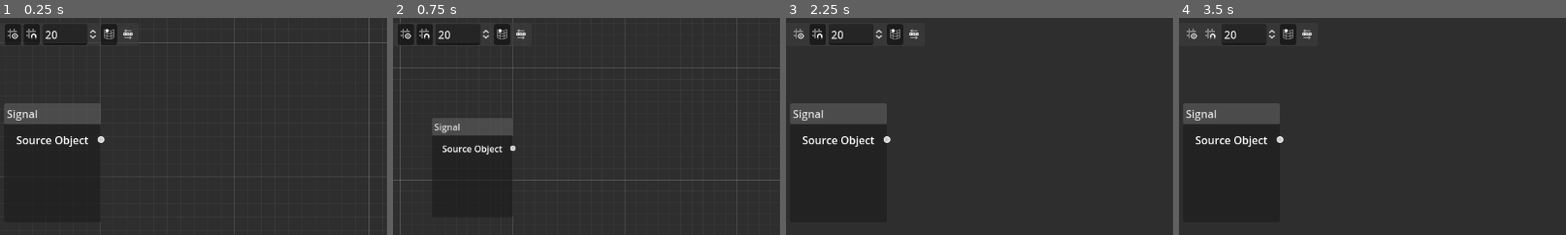
Above: before the commit, frames 1-4 (left to right).
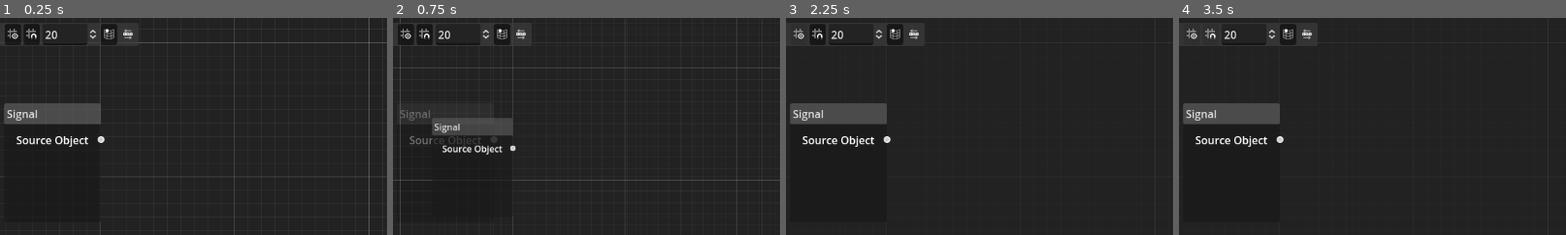
Above: after the commit, the same moments.

Repository: ceejbro/Signal-Bus
Game: Godot game, scene res://SignalBus.tscn
Two runs of this game, one before a commit and one after it. Both use one fixed random seed, a clock stepped at 60 frames per second and the inputs below. The project has no main scene, so this scene is started directly.
Inputs (mouse positions are % of the whole screen's width and height, from its top left):
- Up to frame 1 (0.25 s): no input
- Up to frame 2 (0.75 s): click (2, 4) at 0.52 s
- Up to frame 3 (2.25 s): click (7, 4) at 1.27 s; click (10, 4) at 2.02 s
- Up to frame 4 (3.5 s): click (12, 4) at 2.77 s
The pictures show only the part of the screen within x 8-58%, y 0-50%; the shares and areas given below are measured in that part.

The runs differ from the first frame. In frame 2, 0.2% of the frame differs, in the area x 2-27%, y 42-59%; in frame 3, less than 0.1%; in frame 4, less than 0.1%.
Error before the commit: Parse Error: Cannot find member "debug" in base "SignalBus". (res://SignalDB.gd:4)

Commit message:
fixed scene dependency and changed to autoload

Diff:
--- a/Control.gd
+++ b/Control.gd
@@ -5,12 +5,12 @@
 @export_enum("join", "remove", "free") var Mode
 
 # Called when the node enters the scene tree for the first time.
-func _ready():
-	get_parent().signal_registered.connect(test)
-	get_parent().register_node_signal(test_signal)
-	get_parent().register_node_listener(self, "test_signal")
-	#get_parent().call_deferred("remove_child", self)
-	call_deferred("queue_free")
+#func _ready():
+	#get_parent().signal_registered.connect(test)
+	#get_parent().register_node_signal(test_signal)
+	#get_parent().register_node_listener(self, "test_signal")
+	##get_parent().call_deferred("remove_child", self)
+	#call_deferred("queue_free")
 
 func test() -> void:
 	print("fired")
--- a/SignalBus.gd
+++ b/SignalBus.gd
@@ -1,11 +1,10 @@
 extends Node
-class_name SignalBus
 
 signal signal_registered
 signal listener_registered
 
 @export var debug: bool = true
-var _signaldb = SignalDB.new().data.signaldb
+var _signaldb
 var _monitored: Array[Node] = []
 var _queued_remove: Array = []
 
@@ -16,7 +15,7 @@
 	print("SignalBus debug mode: ", debug)
 	if debug:
 		print("Debug messages from SignalBus will be printed to Output Dock...")
-
+	_signaldb = SignalDB.new()
 
 func get_registered_signal_list() -> Array[String]:
 	var returnval: Array[String] = _signaldb.keys()
--- a/SignalDB.gd
+++ b/SignalDB.gd
@@ -1,7 +1,7 @@
 extends Resource
 class_name SignalDB
 
-var debug = SignalBus.debug
+var debug
 var data: Dictionary = {
 	"signaldb": {},
 	"sourcedb": {},
@@ -24,7 +24,7 @@
 
 
 func _init() -> void:
-	pass
+	debug = SignalBus.debug
 
 func _get_unique_elements(passed_array: Array, null_allowed: bool = true) -> Array:
 	var temparray = passed_array.duplicate()
--- /dev/null
+++ b/node_2d.tscn
@@ -0,0 +1,3 @@
+[gd_scene format=3 uid="uid://dlr4cqsrw0hr"]
+
+[node name="Node2D" type="Node2D"]
--- a/project.godot
+++ b/project.godot
@@ -14,6 +14,10 @@
 config/features=PackedStringArray("4.2", "GL Compatibility")
 config/icon="res://icon.svg"
 
+[autoload]
+
+SignalBus="*res://SignalBus.tscn"
+
 [rendering]
 
 renderer/rendering_method="gl_compatibility"
